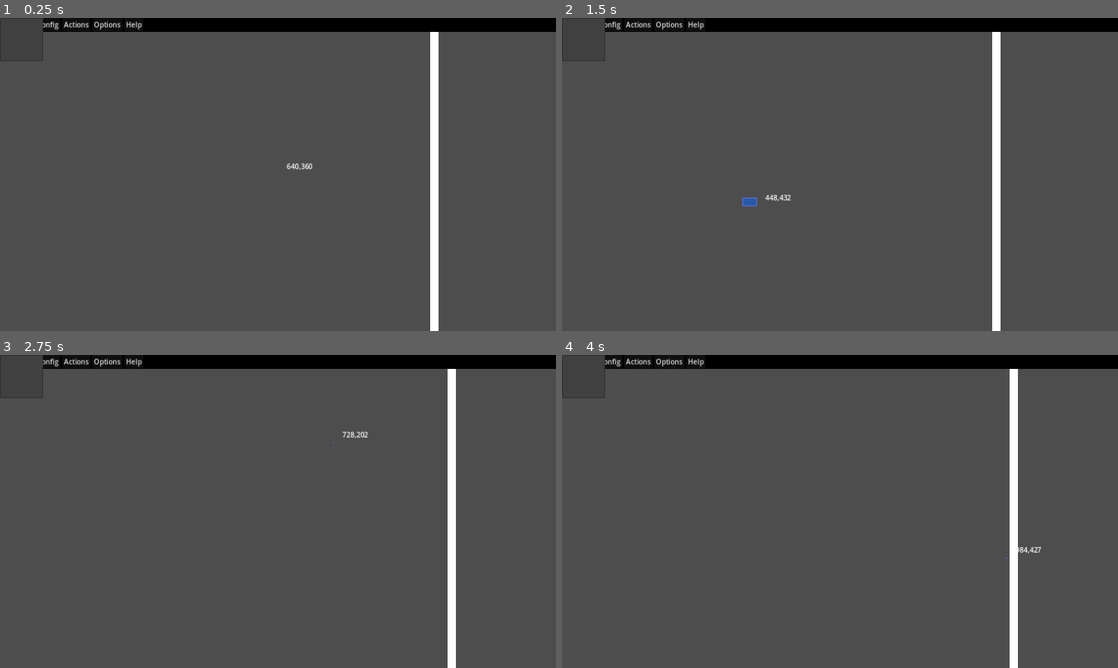
Above: before the commit, frames 1-4 (two rows, left to right).
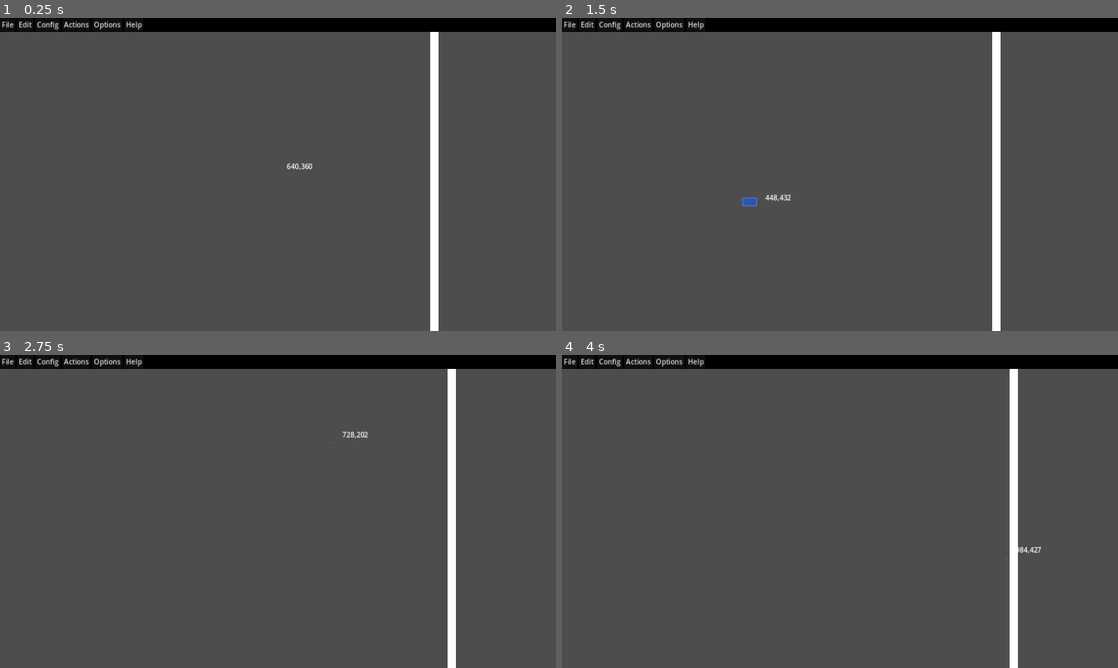
Above: after the commit, the same moments.

Repository: ryanabx/tabletop-engine
Game: Godot game, scene res://src/scenes/screens/tabletop.tscn
The game is run twice, just before and just after one commit, with the same random seed, the same clock (stepped at 60 frames per second) and the same inputs. The engine's default icon, where the game draws it, is replaced by a stand-in: a white triangle on a blue panel in a dark square.
Inputs (mouse positions are in pixels of both pictures, inside the frame that each line leads up to):
- Up to frame 1 (0.25 s): no input
- Up to frame 2 (1.5 s): tap Enter (end_group_select) at 0.5 s; move the mouse to (962, 158) at 0.52 s; press the mouse at (962, 158) at 0.53 s; hold Enter (end_group_select) 0.53-1.25 s; release the mouse at (962, 158) at 1.25 s; tap Space at 1.25 s; drag from (728, 190) to (812, 237) at 1.27 s
- Up to frame 3 (2.75 s): move the mouse to (333, 442) at 2.02 s; press the mouse at (333, 442) at 2.03 s; hold Enter (end_group_select) from 2.03 s (still down); tap A (camera_left) at 2.1 s
- Up to frame 4 (4 s): release Enter (end_group_select) at 2.75 s; release the mouse at (895, 442) at 2.75 s; drag from (812, 574) to (673, 464) at 2.77 s; move the mouse to (1006, 558) at 3.52 s; press the mouse at (1006, 558) at 3.53 s; tap W (camera_up) at 3.6 s

The runs differ from the first frame. In frame 1, 0.4% of the frame differs, in the area x 0-8%, y 0-14%; in frame 2, 0.4%; in frame 3, 0.4%; in frame 4, 0.4%.
Error in both runs: Invalid access to property or key 'name' on a base object of type 'Dictionary'. (res://src/scripts/screens/tabletop.gd:73)

Commit message:
Right click menu buttons set up

Diff:
--- a/src/scenes/screens/tabletop.tscn
+++ b/src/scenes/screens/tabletop.tscn
@@ -27,8 +27,6 @@
 [node name="UserInterface" parent="UiLayer" instance=ExtResource("4_7raef")]
 mouse_filter = 2
 
-[node name="RightClickMenu" parent="UiLayer/UserInterface" instance=ExtResource("5_4v42b")]
-
 [node name="CameraController" type="Node2D" parent="."]
 script = ExtResource("5_rko6e")
 
@@ -37,3 +35,5 @@
 
 [node name="BoardBG" type="Sprite2D" parent="CameraController"]
 z_index = -1000
+
+[node name="RightClickMenu" parent="." instance=ExtResource("5_4v42b")]
--- a/src/scripts/game_objects/game_board.gd
+++ b/src/scripts/game_objects/game_board.gd
@@ -5,7 +5,7 @@
 
 var is_selecting: bool = false
 
-var _right_click_menu: RightClickMenu = null
+var game_menu_open: bool = false
 
 var _current_stackable_item: GameItem = null
 
@@ -26,6 +26,14 @@
 
 func _ready() -> void:
 	Utils.enhanced_inputs.connect(process_input)
+	SignalManager.game_menu_create.connect(_on_game_menu_create)
+	SignalManager.game_menu_destroy.connect(_on_game_menu_destroy)
+
+func _on_game_menu_create():
+	game_menu_open = true
+
+func _on_game_menu_destroy():
+	game_menu_open = false
 
 func process_input(input_actions: Dictionary) -> void:
 	if Globals.get_camera_controller().in_free_cam():
@@ -36,20 +44,9 @@
 	if group_selection_mode and Utils.is_action_just_long_held("game_select", input_actions):
 		check_over_group_selection()
 	# RIGHT CLICKING
-	if Utils.is_action_just_short_released("game_menu", input_actions) and get_rclick_menu() == null:
+	if Utils.is_action_just_short_released("game_menu", input_actions) and not game_menu_open:
 		print("Right Click")
 		right_click()
-	# ENDING RIGHT CLICK MENU
-	elif get_rclick_menu() != null:
-		if Utils.is_action_just_released("game_select", input_actions) or Utils.is_action_just_long_held("game_select", input_actions):
-			print("End Right Click")
-			end_right_click()
-		if Utils.is_action_just_released("game_select_stack", input_actions) or Utils.is_action_just_long_held("game_select_stack", input_actions):
-			print("End Right Click")
-			end_right_click()
-		if Utils.is_action_just_released("game_menu", input_actions) or Utils.is_action_just_long_held("game_menu", input_actions):
-			print("End Right Click")
-			end_right_click()
 	# DESELECTING GROUP SELECTED OBJECTS V2
 	if Utils.is_action_just_released("game_select", input_actions) or Utils.is_action_just_released("game_select_stack", input_actions):
 		if group_selection_mode and not group_selection_down:
@@ -68,28 +65,22 @@
 		flip_selection()
 
 func right_click() -> void:
-	if get_rclick_menu() == null and not has_selected_items():
+	if not game_menu_open and not has_selected_items():
 		var highlighted_obj: GameObject = get_overlapping_obj(get_local_mouse_position())
 		if highlighted_obj != null:
 			if highlighted_obj.has_collection():
-				create_right_click_menu_stack(get_local_mouse_position(), highlighted_obj.get_collection())
+				create_right_click_menu_stack(highlighted_obj.get_collection())
 			else:
-				create_right_click_menu_obj(get_local_mouse_position(), highlighted_obj)
+				create_right_click_menu_obj(highlighted_obj)
 		else:
 			print("Nothing to right click")
 	elif has_selected_items() and group_selection_mode:
 		if get_overlapping_obj_from_selected(get_local_mouse_position()) != null:
-			create_right_click_menu_group(get_local_mouse_position(), get_selected_items())
+			create_right_click_menu_group(get_selected_items())
 
 func check_over_group_selection() -> void:
 	if get_overlapping_obj_from_selected(get_local_mouse_position()) != null:
 		group_selection_down = true
-
-
-func end_right_click() -> void:
-	if get_rclick_menu() != null:
-		if not get_rclick_menu().get_global_rect().has_point(get_rclick_menu().get_global_mouse_position()):
-			destroy_rclick_menu()
 
 func flip_selection() -> void:
 	for object in get_selected_items():
@@ -335,34 +326,18 @@
 func get_game_object_manager() -> Node2D:
 	return game_object_manager
 
-func create_right_click_menu_obj(pos: Vector2, object: GameObject):
+func create_right_click_menu_obj(object: GameObject):
 	print("Generate right click menu obj")
-	_right_click_menu = RightClickMenu.from_game_object(object, self)
-	_right_click_menu.position = pos
-	front_layer.add_child(_right_click_menu)
+	SignalManager.game_menu_create.emit(RightClickMenu.TYPE.GAME_OBJECT, [object])
 	object.right_click()
 
-func create_right_click_menu_stack(pos: Vector2, collection: GameCollection):
+func create_right_click_menu_stack(collection: GameCollection):
 	print("Generate right click menu stack")
-	_right_click_menu = RightClickMenu.from_collection(collection, self)
-	_right_click_menu.position = pos
-	front_layer.add_child(_right_click_menu)
-
-func create_right_click_menu_group(pos: Vector2, selection: Array):
+	SignalManager.game_menu_create.emit(RightClickMenu.TYPE.COLLECTION, [collection])
+
+func create_right_click_menu_group(selection: Array):
 	print("Generate right click menu menu group")
-	_right_click_menu = RightClickMenu.from_object_group(selection, self)
-	_right_click_menu.position = pos
-	front_layer.add_child(_right_click_menu)
-
-
-func get_rclick_menu() -> RightClickMenu:
-	return _right_click_menu
-
-func destroy_rclick_menu() -> void:
-	if _right_click_menu.item != null and _right_click_menu.item is GameObject:
-		_right_click_menu.item.revert_right_click()
-	_right_click_menu.queue_free()
-	_right_click_menu = null
+	SignalManager.game_menu_create.emit(RightClickMenu.TYPE.OBJECT_GROUP, selection)
 
 func release_selection_box() -> void:
 	if is_selecting:
--- a/src/scripts/singletons/signal_manager.gd
+++ b/src/scripts/singletons/signal_manager.gd
@@ -2,6 +2,7 @@
 
 # Right click menu creation
 signal game_menu_create(type: RightClickMenu.TYPE, objects: Array)
+signal game_menu_destroy()
 
 # Right click menu commands
 signal move_items_to_front(objects: Array)
--- a/src/scripts/ui/right_click_menu.gd
+++ b/src/scripts/ui/right_click_menu.gd
@@ -5,33 +5,27 @@
 
 var item: GameItem = null
 var object_group: Array = []
-var board: GameBoard = null
-
-static func from_collection(collection: GameCollection, brd: GameBoard) -> RightClickMenu:
-	var rclick_menu = RightClickMenu.new()
-	rclick_menu.type = TYPE.COLLECTION
-	rclick_menu.item = collection
-	rclick_menu.board = brd
-	return rclick_menu
-
-static func from_game_object(object: GameObject, brd: GameBoard) -> RightClickMenu:
-	var rclick_menu = RightClickMenu.new()
-	rclick_menu.type = TYPE.GAME_OBJECT
-	rclick_menu.item = object
-	rclick_menu.board = brd
-	return rclick_menu
-
-static func from_object_group(objects: Array, brd: GameBoard) -> RightClickMenu:
-	var rclick_menu = RightClickMenu.new()
-	rclick_menu.type = TYPE.OBJECT_GROUP
-	rclick_menu.object_group = objects
-	rclick_menu.board = brd
-	return rclick_menu
 
 func _ready() -> void:
 	SignalManager.game_menu_create.connect(_on_menu_created)
+	hide()
+	popup_hide.connect(_on_popup_hide)
+
+func _reset_popup_menu() -> void:
+	set_position(Vector2.ZERO)
+	# Disconnect previously connected signals
+	if index_pressed.is_connected(_on_clicked_from_object):
+		index_pressed.disconnect(_on_clicked_from_object)
+	if index_pressed.is_connected(_on_clicked_from_collection):
+		index_pressed.disconnect(_on_clicked_from_collection)
+	if index_pressed.is_connected(_on_clicked_from_object_group):
+		index_pressed.disconnect(_on_clicked_from_object_group)
+	clear()
+	set_position(get_viewport().get_mouse_position())
 
 func _on_menu_created(type: RightClickMenu.TYPE, objects: Array):
+	_reset_popup_menu()
+	print("Menu created. Position: ",position)
 	match type:
 		TYPE.GAME_OBJECT:
 			item = objects[0]
@@ -47,32 +41,29 @@
 			init_object_group_menu()
 		_:
 			print("None")
+	reset_size()
+	popup()
 
 func init_game_object_menu() -> void:
 	add_item("Flip object")
 	add_item("Go to front")
 	add_item("Send to back")
-	position = get_viewport().get_mouse_position()
 	index_pressed.connect(_on_clicked_from_object)
-	popup()
+
 
 func init_collection_menu():
 	add_item("Shuffle collection")
 	add_item("Flip collection")
 	add_item("Go to front")
 	add_item("Send to back")
-	position = get_viewport().get_mouse_position()
 	index_pressed.connect(_on_clicked_from_collection)
-	popup()
 
 func init_object_group_menu():
 	add_item("Convert to stack")
 	add_item("Flip selection")
 	add_item("Go to front")
 	add_item("Send to back")
-	position = get_viewport().get_mouse_position()
 	index_pressed.connect(_on_clicked_from_object_group)
-	popup()
 
 # RIGHT CLICK MENU FUNCIONALITIES
 
@@ -98,35 +89,27 @@
 
 func _shuffle_collection() -> void:
 	(item as GameCollection).shuffle()
-	board.destroy_rclick_menu()
 
 func _flip_item() -> void:
-	item.flip()
-	board.destroy_rclick_menu()
+	SignalManager.flip_items.emit([item])
 
 func _move_item_to_front() -> void:
-	board.move_item_to_front(item)
-	board.destroy_rclick_menu()
+	SignalManager.move_items_to_front.emit([item])
 
 func _move_item_to_back() -> void:
-	board.move_item_to_back(item)
-	board.destroy_rclick_menu()
+	SignalManager.move_items_to_back.emit([item])
 
 func _flip_selected_objects() -> void:
-	for object in object_group:
-		object.flip()
-	board.destroy_rclick_menu()
+	SignalManager.flip_items.emit(object_group)
 
 func _move_objects_to_front() -> void:
-	for object in object_group:
-		board.move_item_to_front(object)
-	board.destroy_rclick_menu()
+	SignalManager.move_items_to_front.emit(object_group)
 
 func _move_objects_to_back() -> void:
-	for object in object_group:
-		board.move_item_to_back(object)
-	board.destroy_rclick_menu()
+	SignalManager.move_items_to_back.emit(object_group)
 
 func _stack_selected_objects() -> void:
-	board.convert_to_stack(object_group)
-	board.destroy_rclick_menu()
+	SignalManager.convert_to_stack.emit(object_group)
+
+func _on_popup_hide() -> void:
+	SignalManager.game_menu_destroy.emit()
